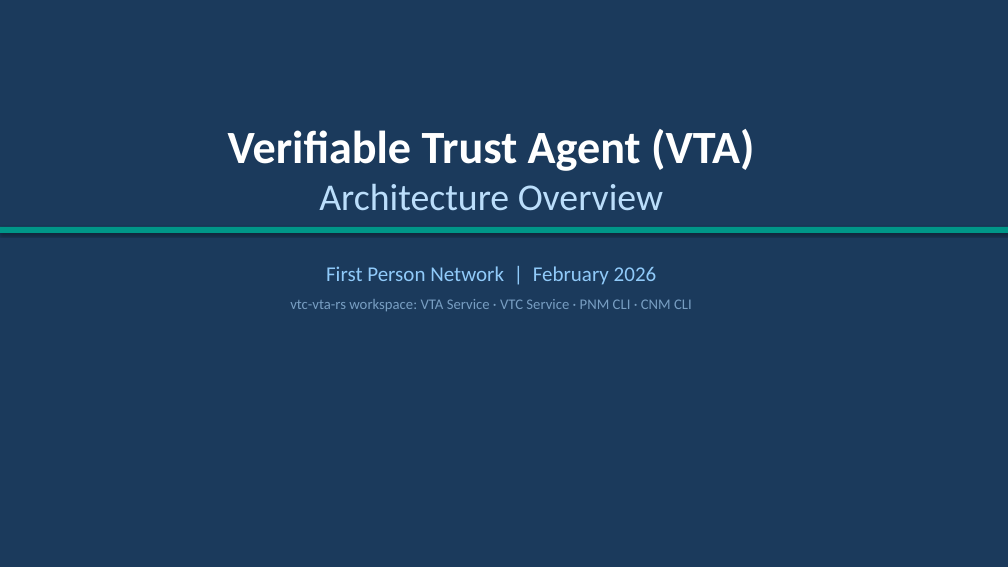
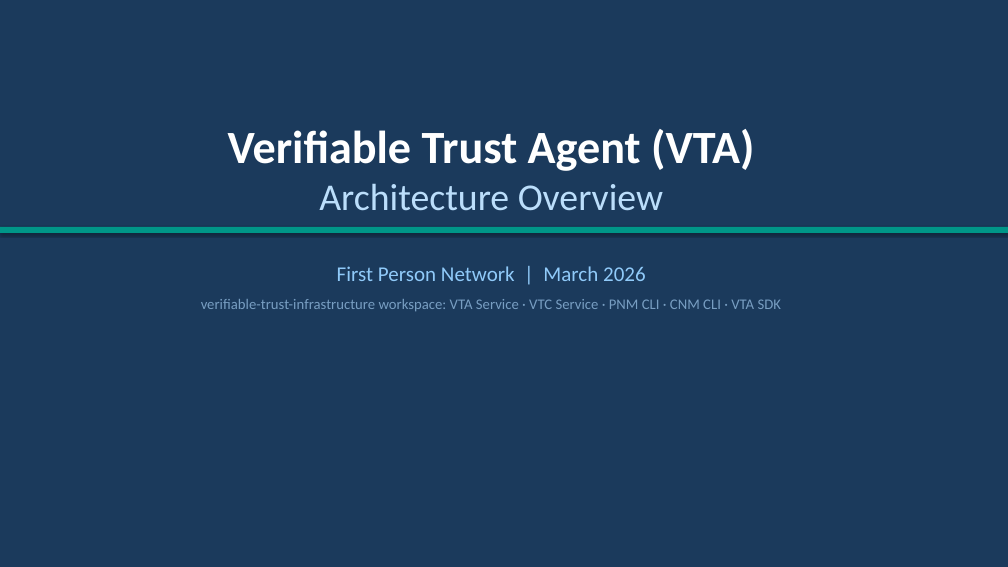
Before and after one commit to LF-Decentralized-Trust-labs/verifiable-trust-infrastructure, a slide deck: slide 1 of docs/VTA_Service_Overview.pptx. Drawn at 1008x567 pixels with LibreOffice and Linux fonts; fonts in the diff are those of the drawing. Boxes give left, top, right and bottom in pixels: in the first picture for what was removed or moved away, otherwise in the second. Text is boxed around its words. In the diff, an @@ line names an element or a change of style, - is before the commit and + after.

Commit message:
Add TEE attestation, encrypted storage, KMS bootstrap, and Nitro Enclave deployment
Introduces a comprehensive Trusted Execution Environment (TEE) system for running the
VTA inside AWS Nitro Enclaves (and AMD SEV-SNP) with hardware-backed attestation,
KMS-based secret bootstrap, and transparent storage encryption.

TEE attestation (feature-gated: `tee`):
- TEE provider trait with AMD SEV-SNP, AWS Nitro, and simulated backends
- REST endpoints: GET/POST /attestation/report, GET /attestation/status
- DIDComm protocol: attestation/status, attestation/request
- Health endpoint includes tee_status when active
- TeeAttestation service injected into DID documents (embed_in_did config)
- JWT claims include tee_attested:true when TEE is active
- Challenge-response binds TEE attestation to auth nonce

KMS secret bootstrap (Nitro Enclaves):
- First boot: generates BIP-39 seed inside TEE, encrypts with KMS, stores ciphertext
- Subsequent boots: KMS Decrypt with NSM attestation (PCR0/PCR3/PCR8 policy)
- Ephemeral RSA-2048 key for KMS CiphertextForRecipient (AWS API requirement)
- KmsTeeSeedStore wraps bootstrapped seed for the SeedStore trait
- Mnemonic never displayed; export requires super admin + time-limited window
  (VTA_MNEMONIC_EXPORT_WINDOW env var) + one-time use

Encrypted storage:
- AES-256-GCM encryption built into KeyspaceHandle (with_encryption method)
- Storage key derived from seed via HKDF-SHA256 (deterministic across restarts)
- Zero changes to consumer code; transparent encrypt on write, decrypt on read
- Tests verify encrypted roundtrip and that on-disk data is actually ciphertext

Nitro Enclave deployment:
- Dockerfile.nitro: multi-stage build with REST + DIDComm + TEE features
- Bidirectional vsock proxy: inbound REST + outbound DIDComm + outbound HTTPS
- EIF signing with EC P-384 key (PCR8 pinning in KMS policy)
- Scripts: generate-signing-key.sh, setup-kms-policy.sh, parent-proxy.sh
- Deployment guide with CI/CD integration (GitHub Actions example)

Security design:
- 8-layer defense model documented in docs/design/tee-enclave-security.md
- Secrets never leave TEE in plaintext; storage encrypted; KMS attestation-gated
- IAM role separation (EC2 role vs admin role)
- Comprehensive threat model covering host compromise, malicious images,
  KMS policy tampering, mnemonic exfiltration, signing key theft

```diff
--- a/docs/VTA_Service_Overview.pptx
+++ b/docs/VTA_Service_Overview.pptx
@@ text at (201, 266, 781, 311): text changed @@
-First Person Network | February 2026
-vtc-vta-rs workspace: VTA Service · VTC Service · PNM CLI · CNM CLI
+First Person Network | March 2026
+verifiable-trust-infrastructure workspace: VTA Service · VTC Service · PNM CLI · CNM CLI · VTA SDK
```
Also in this commit, not shown: 8 other slides changed, 42 other files.
